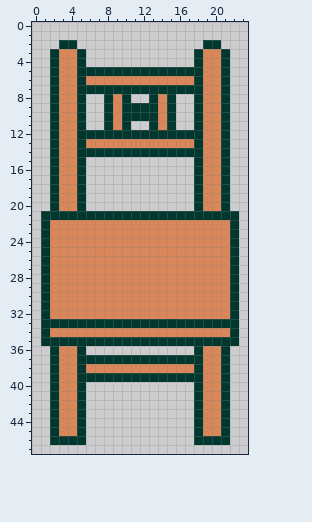
Pixel-art sprite -- assets/images/props/cafe/cafe_chairfront.png. The picture above was drawn from the file before the commit.
The file is 24x48 pixels.
And afterwards:
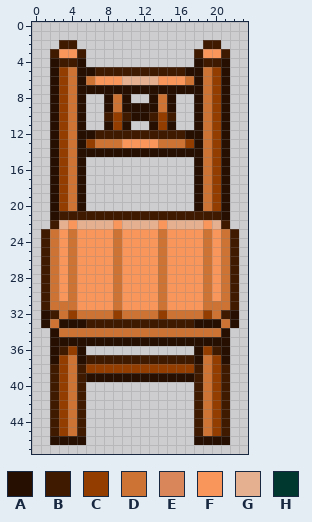
Palette (. is transparent): A #260f00  B #401a00  C #933d00  D #cd7434  E #d9875a  F #f8965b  G #e4b090  H #00382f
What changed:
@@ x 0..23 @@
  1 ........................
- 2 ...HH..............HH...
- 3 ..HEEH............HEEH..
- 4 ..HEEH............HEEH..
- 5 ..HEEHHHHHHHHHHHHHHEEH..
- 6 ..HEEHEEEEEEEEEEEEHEEH..
- 7 ..HEEHHHHHHHHHHHHHHEEH..
- 8 ..HEEH..HEH..HEH..HEEH..
- 9 ..HEEH..HEHHHHEH..HEEH..
-10 ..HEEH..HEHHHHEH..HEEH..
-11 ..HEEH..HEH..HEH..HEEH..
-12 ..HEEHHHHHHHHHHHHHHEEH..
-13 ..HEEHEEEEEEEEEEEEHEEH..
-14 ..HEEHHHHHHHHHHHHHHEEH..
-15 ..HEEH............HEEH..
-16 ..HEEH............HEEH..
-17 ..HEEH............HEEH..
-18 ..HEEH............HEEH..
-19 ..HEEH............HEEH..
-20 ..HEEH............HEEH..
-21 .HHHHHHHHHHHHHHHHHHHHHH.
-22 .HEEEEEEEEEEEEEEEEEEEEH.
-23 .HEEEEEEEEEEEEEEEEEEEEH.
-24 .HEEEEEEEEEEEEEEEEEEEEH.
-25 .HEEEEEEEEEEEEEEEEEEEEH.
-26 .HEEEEEEEEEEEEEEEEEEEEH.
-27 .HEEEEEEEEEEEEEEEEEEEEH.
-28 .HEEEEEEEEEEEEEEEEEEEEH.
-29 .HEEEEEEEEEEEEEEEEEEEEH.
-30 .HEEEEEEEEEEEEEEEEEEEEH.
-31 .HEEEEEEEEEEEEEEEEEEEEH.
-32 .HEEEEEEEEEEEEEEEEEEEEH.
-33 .HHHHHHHHHHHHHHHHHHHHHH.
-34 .HEEEEEEEEEEEEEEEEEEEEH.
-35 .HHHHHHHHHHHHHHHHHHHHHH.
-36 ..HEEH............HEEH..
-37 ..HEEHHHHHHHHHHHHHHEEH..
-38 ..HEEHEEEEEEEEEEEEHEEH..
-39 ..HEEHHHHHHHHHHHHHHEEH..
-40 ..HEEH............HEEH..
-41 ..HEEH............HEEH..
-42 ..HEEH............HEEH..
-43 ..HEEH............HEEH..
-44 ..HEEH............HEEH..
-45 ..HEEH............HEEH..
-46 ..HHHH............HHHH..
+ 2 ...BB..............BB...
+ 3 ..BFFB............BFFB..
+ 4 ..ABBA............ABBA..
+ 5 ..ACDAABBBBBBBBBBAADCA..
+ 6 ..ACDADFFFGGGGFFFDADCA..
+ 7 ..ACDAAAAAAAAAAAAAADCA..
+ 8 ..ACDA..ADA..ADA..ADCA..
+ 9 ..ACDA..ADAAAADA..ADCA..
+10 ..ACDA..BCBAABCB..ADCA..
+11 ..ACDA..ACA..ACA..ADCA..
+12 ..ACDAABBBBBBBBBBAADCA..
+13 ..ACDACDDDFFFFDDDCADCA..
+14 ..ACDAAAAAAAAAAAAAADCA..
+15 ..ACDA............ADCA..
+16 ..ACDA............ADCA..
+17 ..ACDA............ADCA..
+18 ..ACDA............ADCA..
+19 ..ACDA............ADCA..
+20 ..ACDA............ADCA..
+21 ..ABBBBBBBBBBBBBBBBBBA..
+22 ..BGFGGGGFGGGGFGGGGFGB..
+23 .BDFDFFFFDFFFFDFFFFDFDB.
+24 .BDFDFFFFDFFFFDFFFFDFDB.
+25 .BDFDFFFFDFFFFDFFFFDFDB.
+26 .BDFDFFFFDFFFFDFFFFDFDB.
+27 .BDFDFFFFDFFFFDFFFFDFDB.
+28 .BDFDFFFFDFFFFDFFFFDFDB.
+29 .BDFDFFFFDFFFFDFFFFDFDB.
+30 .BDFDFFFFDFFFFDFFFFDFDB.
+31 .BDDDFFFFDFFFFDFFFFDDDB.
+32 .ABDCDDDDCDDDDCDDDDCDBA.
+33 .ADAAABBBBBBBBBBBBAAADA.
+34 ..ADDDDDDDDDDDDDDDDDDA..
+35 ..AAAAAAAAAAAAAAAAAAAA..
+36 ..ABCA............ACBA..
+37 ..ACDABBBBBBBBBBBBADCA..
+38 ..BCDBCCCCCCCCCCCCBDCB..
+39 ..BCDBAAAAAAAAAAAABDCB..
+40 ..BCDB............BDCB..
+41 ..BCDB............BDCB..
+42 ..BCDB............BDCB..
+43 ..BCDB............BDCB..
+44 ..BCDB............BDCB..
+45 ..BCDB............BDCB..
+46 ..AAAA............AAAA..
 47 ........................
Boxes around the changes in both pictures, in picture pixels (x1, y1, x2, y2):
changed: (41, 40, 239, 445)
